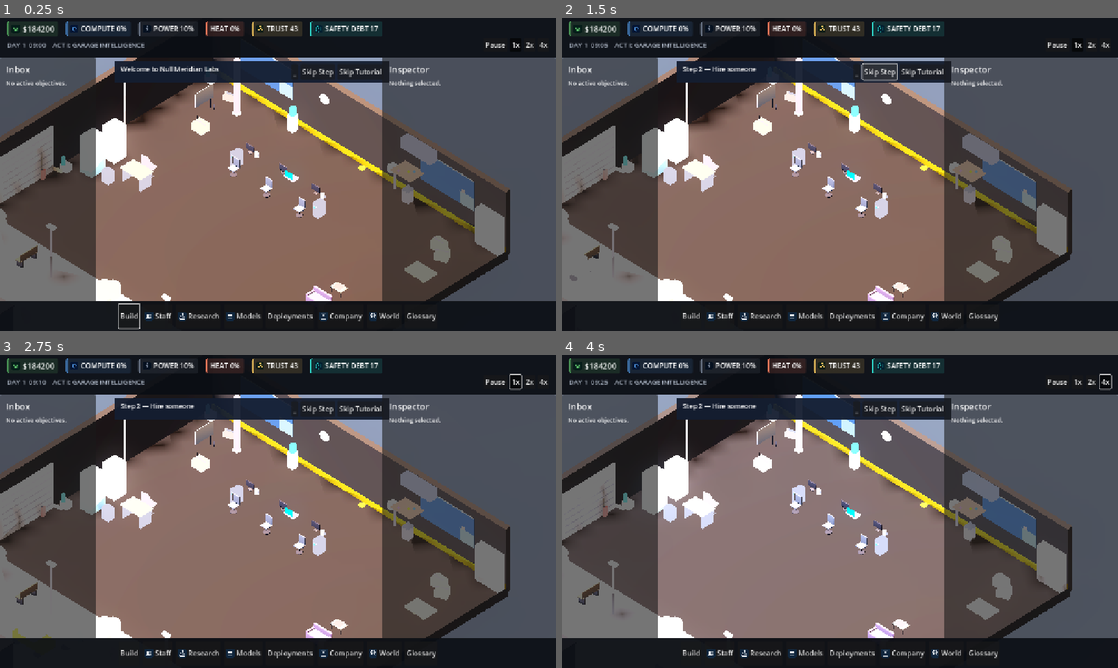
Above: before the commit, frames 1-4 (two rows, left to right).
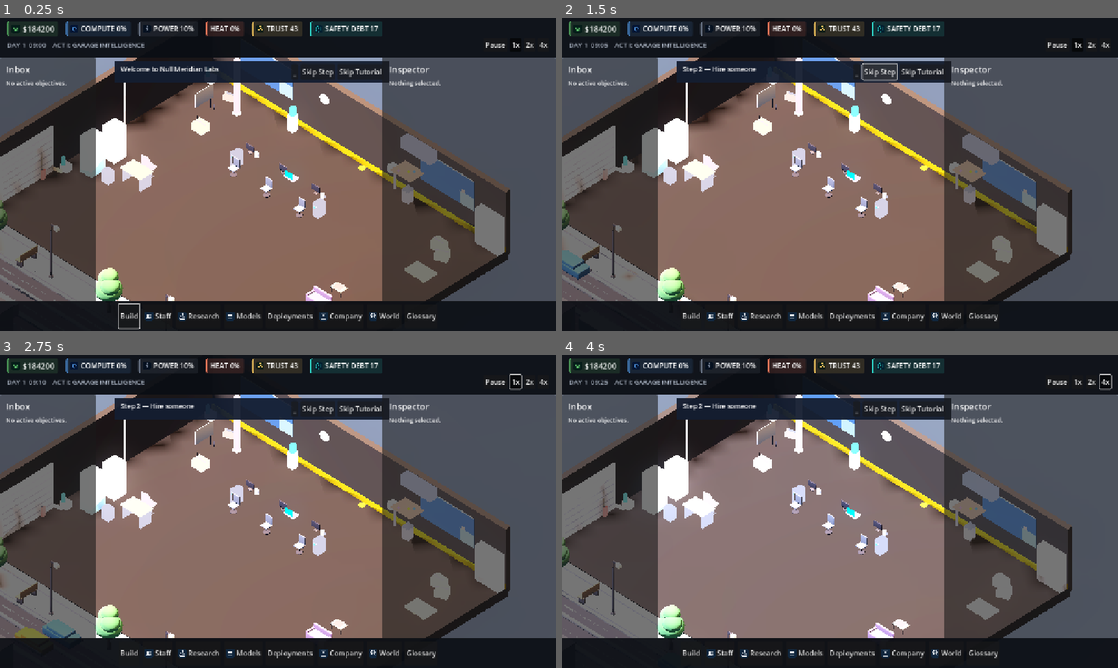
Above: after the commit, the same moments.

Repository: Fartoman94/alignment-pending
Game: Godot game, scene res://scenes/campaign.tscn
Two runs of this game, one before a commit and one after it. Both use one fixed random seed, a clock stepped at 60 frames per second and the inputs below. This scene is started directly instead of the project's main scene.
Inputs:
- Up to frame 1 (0.25 s): no input
- Up to frame 2 (1.5 s): click "Skip Step" at 0.5 s; click "Skip Step" at 1.25 s
- Up to frame 3 (2.75 s): click "1x" at 2 s
- Up to frame 4 (4 s): click "2x" at 2.75 s; click "4x" at 3.5 s

The runs differ from the first frame. In frame 1, 1.5% of the frame differs, in the area x 0-32%, y 58-91%; in frame 2, 1.6%; in frame 3, 1.7%; in frame 4, 1.5%.

Commit message:
Real street set-dressing, 4-lane traffic, and garage-to-backdrop transition
Replace flat-shaded street/sidewalk/tree/lamp placeholders with a new
Blender-generated street pack (beveled road, curbs, lane markings, layered
tree canopies, tapered lamp posts with emissive heads, 4 distinct vehicle
models). Add a 4th traffic lane (taxi) so the street reads as a real,
populated road instead of 1-2 cars on a flat plane.

Wire exterior building windows and street lamps into the existing
time-of-day system: lamps switch on at dusk, exterior windows dim/brighten
with the sun, matching the interior office windows' existing behavior.

Add a cropped, repositioned backdrop card using the existing CityBackdrop
bake so the garage's distant skyline reads as real content instead of a
blank panel, closing the garage-vertical-slice's "garage 3D -> street 3D
-> baked background" transition without discarding the performance-driven
bake.

Verified via bootstrap.sh smoke suite (all SMOKE_OK) and export_release.sh
packaged-build QA (all QA_EXPORTED_SMOKE_OK), plus real windowed renders
from the actual gameplay camera at noon and night confirming lamp glow,
window lighting, traffic variety, and no visible seam at the backdrop.

Co-Authored-By: Claude Sonnet 5 <noreply@anthropic.com>

Diff:
--- a/game/src/world/campaign.gd
+++ b/game/src/world/campaign.gd
@@ -37,6 +37,16 @@
 ## is this office's glazing" signal) so the day-night scale multiplies
 ## that instead of overriding it.
 var _window_materials: Array[Dictionary] = []
+
+## Garage vertical-slice orchestrator follow-up ("los faroles deben
+## encenderse al anochecer... El fondo, cielo, sol, iluminación exterior
+## y ventanas deben acompañar mañana/tarde/noche"): street lamp
+## OmniLight3Ds (see _register_lamp()) and the exterior buildings'
+## window emissive materials (see _register_exterior_windows()), both
+## driven by day_t in _update_time_of_day() the same way the interior
+## BackWallWindow panels already are.
+var _street_lamps: Array[OmniLight3D] = []
+var _exterior_window_materials: Array[Dictionary] = []
 
 func _ready() -> void:
     _ensure_input_actions()
@@ -279,6 +289,25 @@
     for entry: Dictionary in _window_materials:
         var mat: StandardMaterial3D = entry["material"]
         mat.emission_energy_multiplier = float(entry["base_energy"]) * window_scale
+    # Garage vertical-slice orchestrator follow-up: the exterior buildings'
+    # own windows get the same day-night treatment as the interior ones
+    # right above, and street lamps switch on at dusk instead of the sun
+    # changing while the neighborhood stays static. smoothstep (not a
+    # hard cutoff) so the lamps ease in/out over real dusk/dawn instead of
+    # visibly snapping on at one exact minute.
+    for entry: Dictionary in _exterior_window_materials:
+        var ext_mat: StandardMaterial3D = entry["material"]
+        ext_mat.emission_energy_multiplier = float(entry["base_energy"]) * window_scale
+    var lamp_on: float = 1.0 - smoothstep(0.15, 0.35, day_t)
+    for lamp: OmniLight3D in _street_lamps:
+        lamp.light_energy = lamp_on * 1.3
+    # The distant backdrop card (_build_backdrop_card()) is a static,
+    # baked-once-in-daylight texture — tinting it toward the same dark
+    # blue the fog/ambient shift toward at night keeps it from reading as
+    # a fixed-brightness "hole" back to daytime while the live foreground
+    # goes dark around it.
+    if _backdrop_card_material != null:
+        _backdrop_card_material.albedo_color = Color.WHITE.lerp(Color("1c2436"), 1.0 - day_t)
 
 func _sun_color(hour: float) -> Color:
     # Deep blue night -> warm dawn/dusk -> cool-white midday, matching the
@@ -331,6 +360,18 @@
 ## its texture are created, without fighting _office_visuals' own
 ## clear-all-children loop over the same node.
 var _city_backdrop: CityBackdrop
+## Garage vertical-slice orchestrator ("garage 3D → calle/vecindario 3D →
+## fondo horneado, sin que se note un corte artificial"): before this
+## pass, CityBackdrop's bake was used *only* as the interior window
+## material — nothing gave the live exterior itself a horizon past the
+## 3 near-field buildings, which just fell off into the WorldEnvironment's
+## flat background color. Reuses the exact same baked texture (no second
+## bake, no extra render cost) on a large unshaded card placed past the
+## live buildings — same asset, two uses. Tinted by day_t in
+## _update_time_of_day() so it darkens with the rest of the scene instead
+## of staying a fixed daytime brightness while everything around it goes
+## to night.
+var _backdrop_card_material: StandardMaterial3D
 
 func _build_office() -> void:
     _office_visuals = Node3D.new()
@@ -353,6 +394,87 @@
 ## earlier CityBackdrop window pass used. Tier-independent (built once,
 ## never rebuilt on a real-estate move) since it's not part of the
 ## office itself.
+## Adds a real light to a just-placed lamp post (see _build_exterior())
+## so it can actually turn on at dusk instead of only having an always-on
+## emissive material. Position matches generate_street_assets.py's own
+## "Head" placement ((.30, 0, 2.90) in the generator's Blender-authored
+## Z-up local space) — added as a child of the corrected `inst` node
+## (facing's only child), not `facing` itself, so it inherits the same
+## -90°-X correction the model's own geometry does, same technique as
+## any other exterior prop's local-space child placement.
+func _register_lamp(facing: Node3D) -> void:
+    if facing == null or facing.get_child_count() == 0:
+        return
+    var inst: Node3D = facing.get_child(0)
+    var lamp_light := OmniLight3D.new()
+    lamp_light.name = "LampLight"
+    lamp_light.position = Vector3(0.30, 0.0, 2.90)
+    lamp_light.light_color = Color("ffdf9c")
+    lamp_light.omni_range = 4.5
+    lamp_light.omni_attenuation = 1.4
+    lamp_light.light_energy = 0.0  # _update_time_of_day() turns this on at dusk.
+    inst.add_child(lamp_light)
+    _street_lamps.append(lamp_light)
+
+## Same idea as _register_lamp() but for the exterior buildings' window
+## panels: generate_city_buildings.py names every window mesh "Win_*",
+## so this just recurses the instanced model collecting their materials
+## instead of needing per-window Godot-side coordinates.
+func _register_exterior_windows(facing: Node3D) -> void:
+    if facing == null or facing.get_child_count() == 0:
+        return
+    var inst: Node3D = facing.get_child(0)
+    _collect_window_materials(inst)
+
+func _collect_window_materials(n: Node) -> void:
+    if n is MeshInstance3D and String(n.name).begins_with("Win_"):
+        var mi: MeshInstance3D = n
+        if mi.mesh != null:
+            var base_mat: StandardMaterial3D = mi.mesh.surface_get_material(0)
+            if base_mat != null:
+                var variant: StandardMaterial3D = base_mat.duplicate()
+                mi.set_surface_override_material(0, variant)
+                _exterior_window_materials.append({"material": variant, "base_energy": variant.emission_energy_multiplier})
+    for c in n.get_children():
+        _collect_window_materials(c)
+
+## See _city_backdrop's doc comment for why this exists. Placed past the
+## live buildings (z=22, vs. the buildings' own z=14-14.5) and wide/tall
+## enough to fill the gap between them and the flat WorldEnvironment
+## background — a real depth progression (garage → live street → this
+## card → flat background far beyond even that) instead of the live
+## geometry ending abruptly into a solid color.
+func _build_backdrop_card(ext: Node3D) -> void:
+    if _city_backdrop == null:
+        return
+    var mesh_inst := MeshInstance3D.new()
+    mesh_inst.name = "DistantSkylineCard"
+    var quad := QuadMesh.new()
+    # Smaller/closer than the first attempt at this (46x11 at z=22) — that
+    # version rendered as a huge, mostly blank pale-sky-colored panel:
+    # CityBackdrop's own bake reserves most of its 512x256 frame for sky
+    # above a comparatively small building strip (already a known, pre-
+    # existing content limitation — see KNOWN_ISSUES.md's "dense tier
+    # skyline doesn't read as legible"), so stretching that same texture
+    # across a huge card just stretches the empty sky, not the buildings.
+    # uv1_offset/uv1_scale crop to roughly the texture's lower half (where
+    # the buildings actually sit) instead of showing the whole frame.
+    quad.size = Vector2(20.0, 4.5)
+    var mat := StandardMaterial3D.new()
+    mat.shading_mode = BaseMaterial3D.SHADING_MODE_UNSHADED
+    mat.albedo_texture = _city_backdrop.get_texture()
+    mat.uv1_scale = Vector3(1.0, 0.5, 1.0)
+    mat.uv1_offset = Vector3(0.0, 0.45, 0.0)
+    quad.material = mat
+    mesh_inst.mesh = quad
+    mesh_inst.position = Vector3(0.0, 3.4, 19.0)
+    # Godot's QuadMesh faces +Z by default; the camera sits at lower Z
+    # looking toward higher Z, so the visible face needs to point back
+    # toward it — confirmed by rendering both ways, not assumed.
+    mesh_inst.rotation_degrees = Vector3(0.0, 180.0, 0.0)
+    ext.add_child(mesh_inst)
+    _backdrop_card_material = mat
+
 func _build_exterior() -> void:
     var ext := Node3D.new()
     ext.name = "Exterior"
@@ -366,11 +488,13 @@
     # camera is orthogonal (no perspective falloff with distance), so
     # placing them further away doesn't shrink them on screen the way it
     # would with a normal 3D camera — scale is the only lever that works.
-    var _ext_model := func(path: String, pos: Vector3, y_rot: float = 0.0, model_scale: float = 1.0) -> void:
+    # Returns the wrapper ("facing") node — needed so callers like
+    # _register_lamp() below can find/attach to the real instanced model.
+    var _ext_model := func(path: String, pos: Vector3, y_rot: float = 0.0, model_scale: float = 1.0) -> Node3D:
         var packed: PackedScene = load(path)
         if packed == null:
             push_error("Campaign: could not load exterior model '%s'" % path)
-            return
+            return null
         var facing := Node3D.new()
         facing.position = pos
         facing.rotation_degrees = Vector3(0.0, y_rot, 0.0)
@@ -379,6 +503,7 @@
         inst.rotation_degrees = Vector3(-90.0, 0.0, 0.0)
         inst.scale = Vector3.ONE * model_scale
         facing.add_child(inst)
+        return facing
 
     # Sidewalk running the width of the building just past the open
     # front edge (z=7), then a street beyond that, both spanning the
@@ -389,19 +514,34 @@
     # Total-rework pass ("Path3D por carril, dirección separada... sin
     # colisiones absurdas"): 3 separate lane rows, one vehicle each, so
     # no two vehicles ever share a line by construction.
+    # generated_street/*: this pass's smooth-geometry replacements
+    # (tools/blender_generators/generate_street_assets.py) for the
+    # mega_pack's road/sidewalk/tree/lamp_post — confirmed by rendering
+    # the originals in isolation that they were the crudest placeholders
+    # in the whole pack (a flat gradient plane for the road, one blob
+    # "cloud" for a tree, a bare pole with a white rectangle for a lamp).
+    # Real volume (raised curb, lane paint), a layered multi-sphere
+    # canopy, and a real base/pole/arm/head lamp fixture instead.
+    var street := "res://assets/models/generated_street/"
     for i in 9:
         var sx: float = -8.0 + float(i) * 2.0
-        _ext_model.call(city + "sidewalk_tile.glb", Vector3(sx, 0.0, 8.0), 0.0)
-        _ext_model.call(city + "road_straight.glb", Vector3(sx, 0.0, 9.3), 0.0)
-        _ext_model.call(city + "road_straight.glb", Vector3(sx, 0.0, 10.5), 0.0)
-        _ext_model.call(city + "road_straight.glb", Vector3(sx, 0.0, 11.7), 0.0)
+        _ext_model.call(street + "sidewalk_tile.glb", Vector3(sx, 0.0, 8.0), 0.0)
+        _ext_model.call(street + "road_straight.glb", Vector3(sx, 0.0, 9.3), 0.0)
+        _ext_model.call(street + "road_straight.glb", Vector3(sx, 0.0, 10.5), 0.0)
+        _ext_model.call(street + "road_straight.glb", Vector3(sx, 0.0, 11.7), 0.0)
+        _ext_model.call(street + "road_straight.glb", Vector3(sx, 0.0, 12.9), 0.0)
     # Trees and lamp posts along the sidewalk, alternating so it doesn't
-    # read as a single repeated prop.
-    _ext_model.call(city + "tree_city.glb", Vector3(-7.0, 0.0, 8.3), 0.0)
-    _ext_model.call(city + "lamp_post.glb", Vector3(-3.5, 0.0, 8.3), 0.0)
-    _ext_model.call(city + "tree_city.glb", Vector3(0.0, 0.0, 8.3), 0.0)
-    _ext_model.call(city + "lamp_post.glb", Vector3(3.5, 0.0, 8.3), 0.0)
-    _ext_model.call(city + "tree_city.glb", Vector3(7.0, 0.0, 8.3), 0.0)
+    # read as a single repeated prop. Lamp posts are also registered in
+    # _street_lamps so _update_time_of_day() can turn their real light on
+    # at dusk (see that function) — "los faroles deben encenderse al
+    # anochecer" was a direct, explicit ask, not an assumption this
+    # mattered.
+    _ext_model.call(street + "tree_city.glb", Vector3(-7.0, 0.0, 8.3), 0.0)
+    _register_lamp(_ext_model.call(street + "lamp_post.glb", Vector3(-3.5, 0.0, 8.3), 0.0))
+    _ext_model.call(street + "tree_city.glb", Vector3(0.0, 0.0, 8.3), 0.0)
+    _register_lamp(_ext_model.call(street + "lamp_post.glb", Vector3(3.5, 0.0, 8.3), 0.0))
+    _ext_model.call(street + "tree_city.glb", Vector3(7.0, 0.0, 8.3), 0.0)
+    _register_lamp(_ext_model.call(street + "lamp_post.glb", Vector3(-8.5, 0.0, 12.5), 90.0))
     # generated_city/park_bench.glb: this pass's smooth-geometry
     # replacement (tools/blender_generators/generate_city_buildings.py),
     # same "cuadrado" fix already applied to characters/interior
@@ -416,9 +556,9 @@
     # exterior.glb: this pass's replacement for the mega_pack's sharp-
     # edged originals — same 0.22 scale factor still applies, confirmed
     # by rendering both together before wiring this in.
-    _ext_model.call("res://assets/models/generated_city/small_building_exterior.glb", Vector3(-6.0, 0.0, 14.0), 0.0, 0.22)
-    _ext_model.call("res://assets/models/generated_city/mid_building_exterior.glb", Vector3(-1.5, 0.0, 14.5), 0.0, 0.22)
-    _ext_model.call("res://assets/models/generated_city/small_building_exterior.glb", Vector3(3.5, 0.0, 14.0), 0.0, 0.22)
+    _register_exterior_windows(_ext_model.call("res://assets/models/generated_city/small_building_exterior.glb", Vector3(-6.0, 0.0, 14.0), 0.0, 0.22))
+    _register_exterior_windows(_ext_model.call("res://assets/models/generated_city/mid_building_exterior.glb", Vector3(-1.5, 0.0, 14.5), 0.0, 0.22))
+    _register_exterior_windows(_ext_model.call("res://assets/models/generated_city/small_building_exterior.glb", Vector3(3.5, 0.0, 14.0), 0.0, 0.22))
     # tower.glb removed here (audit pass): at the same 0.22 scale every
     # other exterior building uses, it rendered as a massive, flat,
     # incorrectly-shaded gray shape filling most of the screen from the
@@ -429,24 +569,36 @@
     # simple scale-or-pivot miscalculation this pass could safely re-tune
     # blind). hq_building_exterior + 2x small + mid already read as a full
     # block without it — see docs/production/KNOWN_ISSUES.md.
+    _build_backdrop_card(ext)
 
     # One vehicle per lane, own dedicated line each — guarantees no two
     # ever occupy the same line, unlike the single-shared-line version
     # the world+NPC overhaul pass shipped. Lanes 1/3 run the same
-    # direction (a real street can have same-direction lanes); lane 2
-    # runs the opposite way, so both travel directions are represented.
-    _spawn_traffic(Vector3(-9.0, 0.15, 9.3), Vector3(9.0, 0.15, 9.3), 2.6, "res://assets/models/mega/architecture/city/car_blue.glb", ext)
-    _spawn_traffic(Vector3(7.0, 0.15, 10.5), Vector3(-8.0, 0.15, 10.5), 3.4, "res://assets/models/mega/architecture/city/car_orange.glb", ext)
-    _spawn_traffic(Vector3(-4.0, 0.15, 11.7), Vector3(6.0, 0.15, 11.7), 2.1, "res://assets/models/mega/architecture/city/delivery_van.glb", ext)
+    # direction (a real street can have same-direction lanes); lanes 2/4
+    # run the opposite way, so both travel directions are represented.
+    # Garage vertical-slice orchestrator follow-up ("2-5 vehículos
+    # visibles... velocidades ligeramente diferentes... alguna van/taxi
+    # de vez en cuando"): a 4th lane/vehicle added (the taxi) — real,
+    # distinct speeds already existed per-lane before this pass, kept as
+    # they were rather than re-tuned for no reason. generated_street/*
+    # cars: this pass's smooth-geometry replacements (real cabin/wheel/
+    # light silhouette, not a flat box-on-a-box) for the mega_pack's
+    # placeholder car meshes.
+    var street_cars := "res://assets/models/generated_street/"
+    _spawn_traffic(Vector3(-9.0, 0.15, 9.3), Vector3(9.0, 0.15, 9.3), 2.6, street_cars + "car_blue.glb", ext)
+    _spawn_traffic(Vector3(7.0, 0.15, 10.5), Vector3(-8.0, 0.15, 10.5), 3.4, street_cars + "car_orange.glb", ext)
+    _spawn_traffic(Vector3(-4.0, 0.15, 11.7), Vector3(6.0, 0.15, 11.7), 2.1, street_cars + "delivery_van.glb", ext)
+    _spawn_traffic(Vector3(8.0, 0.15, 12.9), Vector3(-9.0, 0.15, 12.9), 3.0, street_cars + "car_taxi.glb", ext)
     # CLAUDE_VISUAL_EXECUTION_MASTERPACK Phase 5 ("autos estacionados",
     # distinct from "autos/van en movimiento" above): 2 real, static
-    # (non-moving, no TrafficVehicle) cars along the far curb, past the
-    # 3 traffic lanes and in front of the background buildings — the
-    # pack ships no dedicated "parked car" model, so these reuse the
-    # same car_blue/car_orange meshes the moving lanes already use, just
-    # placed once and never animated.
-    _ext_model.call(city + "car_blue.glb", Vector3(-2.5, 0.15, 13.0), 90.0)
-    _ext_model.call(city + "car_orange.glb", Vector3(2.0, 0.15, 13.0), -90.0)
+    # (non-moving, no TrafficVehicle) cars along the far curb, between
+    # the traffic lanes and the background buildings — the pack ships no
+    # dedicated "parked car" model, so these reuse the same car meshes
+    # the moving lanes use, just placed once and never animated. Moved
+    # from z=13.0 to z=13.5 this pass — the new 4th lane at z=12.9 left
+    # too little curb clearance at the old position.
+    _ext_model.call(street_cars + "car_blue.glb", Vector3(-2.5, 0.15, 13.5), 90.0)
+    _ext_model.call(street_cars + "car_orange.glb", Vector3(2.0, 0.15, 13.5), -90.0)
 
 func _spawn_traffic(from_pos: Vector3, to_pos: Vector3, speed: float, model_path: String, parent: Node3D) -> void:
     var vehicle := TrafficVehicle.new()
Binary file added: game/assets/models/generated_street/car_blue.glb
Not shown, added: game/assets/models/generated_street/car_blue.glb.import
Binary file added: game/assets/models/generated_street/car_orange.glb
Not shown, added: game/assets/models/generated_street/car_orange.glb.import
Binary file added: game/assets/models/generated_street/car_taxi.glb
Not shown, added: game/assets/models/generated_street/car_taxi.glb.import
Binary file added: game/assets/models/generated_street/delivery_van.glb
Not shown, added: game/assets/models/generated_street/delivery_van.glb.import
Binary file added: game/assets/models/generated_street/lamp_post.glb
Not shown, added: game/assets/models/generated_street/lamp_post.glb.import
Binary file added: game/assets/models/generated_street/road_straight.glb
Not shown, added: game/assets/models/generated_street/road_straight.glb.import
(and 5 more such lines)
